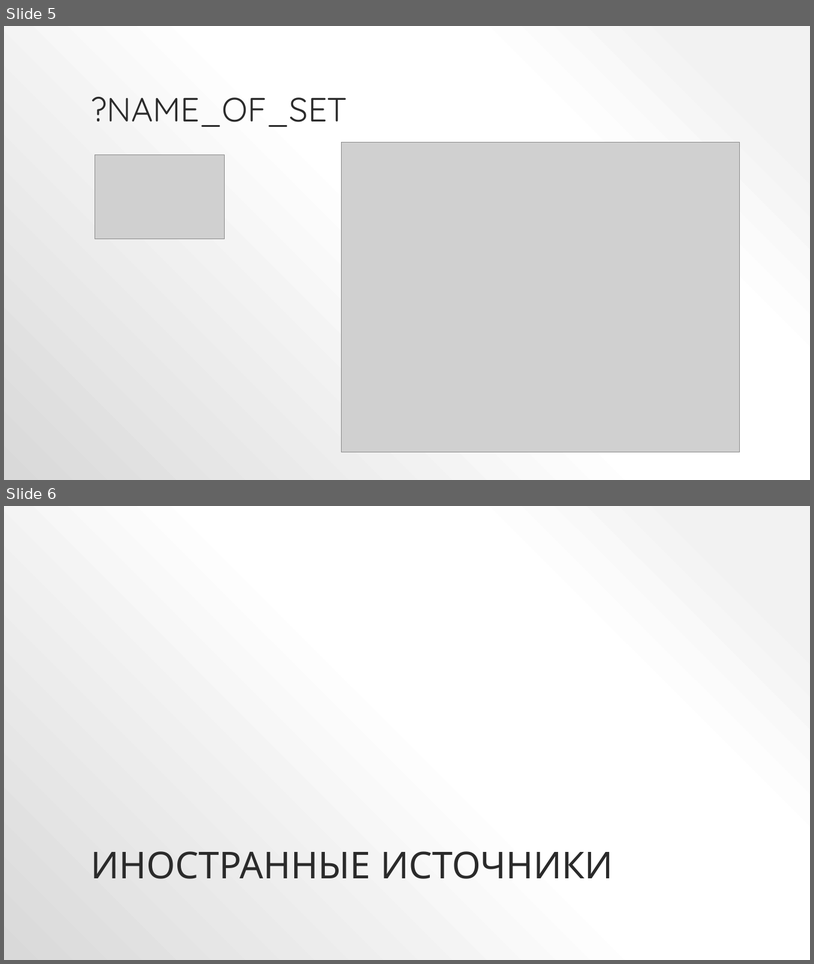
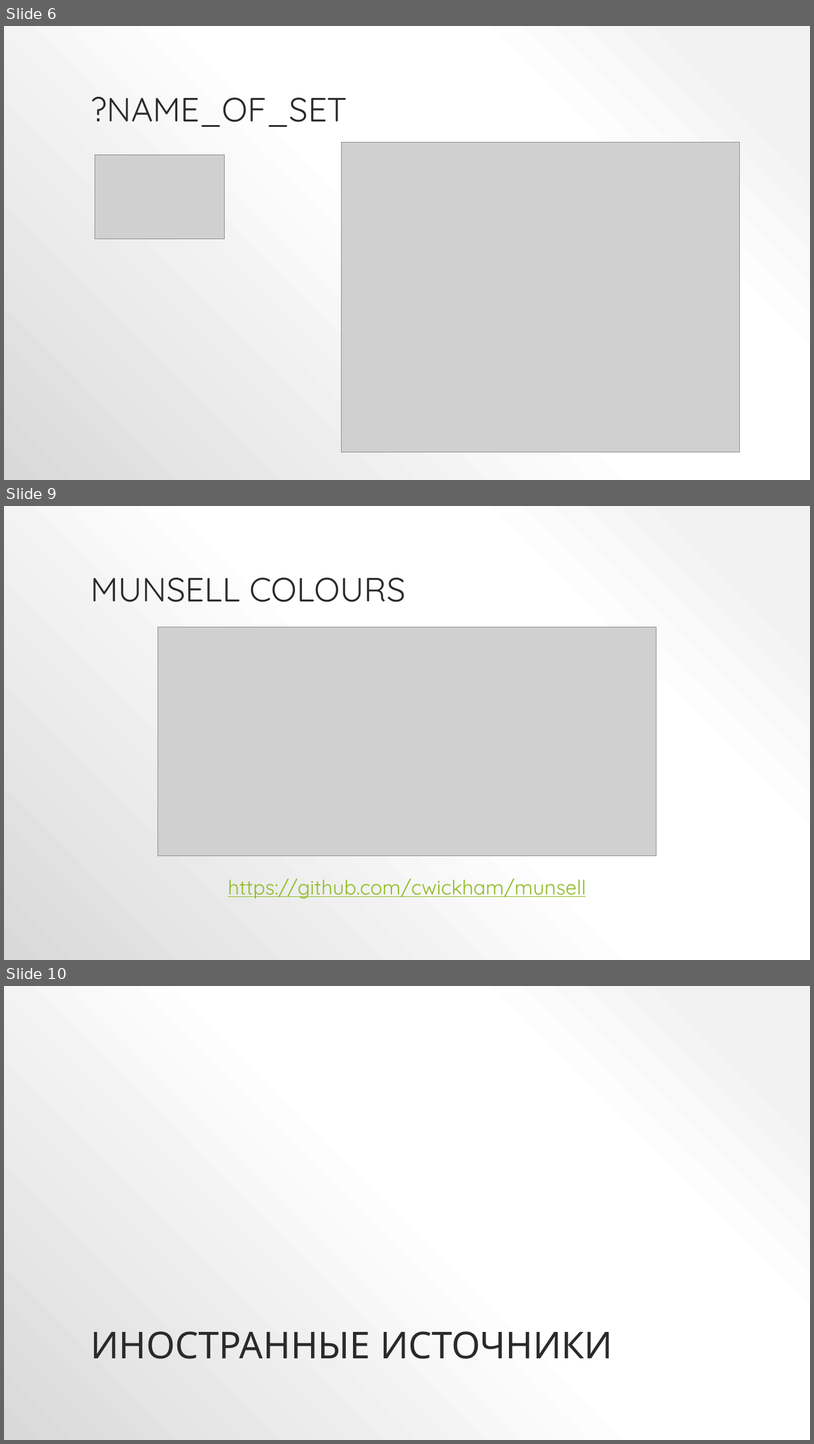
Before and after one commit to SergeyMirvoda/MD-DA-2018, a slide deck: Где найти данные для анализа.pptx. Shown one above the other, each under a label of ours: slides 5 and 6 before the commit, slides 6, 9 and 10 after it; the slides between them are not shown. The pictures are 814x964 and 814x1444 pixels, drawn with LibreOffice and Linux fonts; fonts in the diff are those of the drawing; grey boxes stand for pictures. Boxes give left, top, right and bottom in pixels: in the first picture for what was removed or moved away, otherwise in the second. Text is boxed around its words. In the diff, an @@ line names an element or a change of style, - is before the commit and + after.

```diff
--- a/Где найти данные для анализа.pptx
+++ b/Где найти данные для анализа.pptx
@@ slide 9 added at bbox=[4, 506, 810, 960], background gradient #F2F2F2 to #FFFFFF to #D9D9D9 @@
@@ title added at bbox=[90, 577, 405, 602], 40 pt, text #2A2A2A @@
+MUNSELL COLOURS
@@ picture added at bbox=[158, 627, 657, 856] @@
@@ text added at bbox=[228, 878, 586, 898], 24 pt, text #90BB23, underline @@
+https://github.com/cwickham/munsell
@@ what was slide 5 is now slide 6 @@
@@ what was slide 6 is now slide 10 @@
```
Also in this commit, not shown: 4 other slides added.
